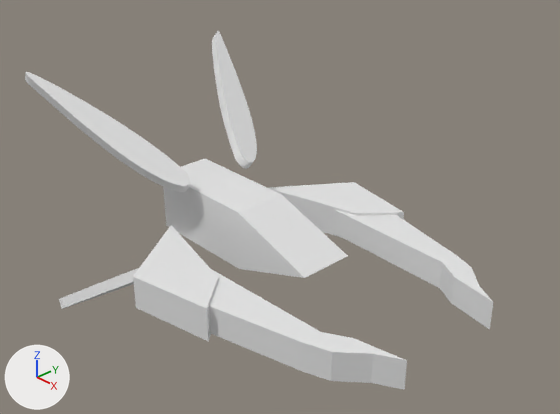
A saved change to the Blender file assets/enemies/crab_plane.blend.
Both versions are drawn from a 50 mm lens placed at (13.66, -12.62, 10.04), pointed at (-0.37, 0.39, 0.36). Lighting does not change. The marker at lower left points along +X, +Y and +Z. Materials are left out; every surface is plain grey.
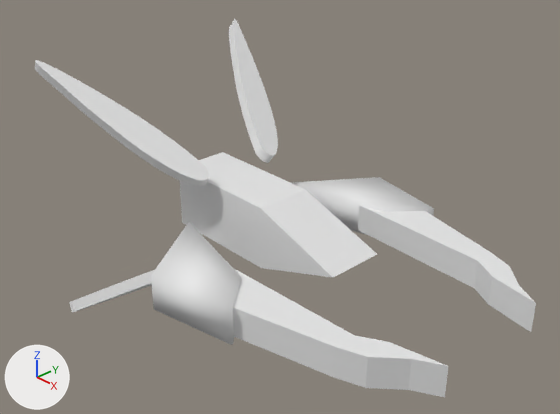
Pixel boxes (x1, y1, x2, y2) of what changed, in the pictures (560 x 414 px):
'Cube.004', moved, rescaled, turned: before (209, 209, 494, 390); after (233, 205, 536, 397)
'Cube.003', moved, rescaled (6% wider): before (163, 159, 348, 278); after (180, 152, 377, 278)
'BezierCurve', reshaped, moved, rescaled, turned: before (25, 31, 257, 309); after (35, 19, 278, 313)
'Cube', moved, rescaled, turned: before (133, 182, 404, 342); after (151, 177, 434, 345)

The change in detail:
me_cube_004 has 12 vertices, 10 faces and spans x -2.51..1.0, y -1.0..1.0, z -1.0..1.0.
me_cube_004 is used by ob_cube_003; location (-0.1, 0.19, -0.58); scale (1.76, 0.819, 0.907).
me_cube_004 part 1: the whole mesh is scaled about its middle by (1.76, 0.819, 0.907), then moved by (0.49, 0.0, 0.05).
me_mesh has 144 vertices, 98 faces and spans x -1.82..2.71, y -0.51..0.36, z 0.0..0.16.
me_mesh is used by ob_beziercurve; location (-4.44, 2.18, 1.84); rotation (0.328, -0.564, -9.77), in degrees (19, -32, 160); scale (1.24, 1.24, -2.15).
me_mesh part 2: the whole mesh is multiplied about its middle by the matrix ((-0.987, -0.196, -1.256), (0.355, -1.178, -0.284), (0.663, 0.338, -1.718)), then moved by (-4.27, 2.29, 2.52).
me_cube_012 has 16 vertices, 14 faces and spans x -3.81..3.78, y -0.52..1.42, z -1.0..1.0.
me_cube_012 is used by ob_cube_004; location (1.84, 2.36, -0.88); rotation (0.0, 3.142, 0.0), in degrees (0, 180, 0); scale (1.0, 1.0, 0.403).
me_cube_012 part 3: the whole mesh is scaled about its middle by (-1, 1, -0.403), then moved by (3.03, 2.17, -0.26).
me_cube_011 has 8 vertices, 6 faces and spans x -1.41..2.6, y -1.33..1.0, z -1.0..1.0.
me_cube_011 is used by ob_cube; parent ob_cube_004; location (0.0, 2.69, 0.0); scale (1.0, 1.0, 0.478).
me_cube_011 part 4: the whole mesh is scaled about its middle by (-1, 1, -0.478), then moved by (-0.19, 3.15, -0.26).
Object 'Cube.003' (ob_cube_003) is rescaled from (1.76, 0.819, 0.907) to (1.0, 1.0, 1.0).
Object 'Cube.003' (ob_cube_003) moves from (-0.1, 0.19, -0.58) to (0.0, 0.0, 0.0).
Object 'BezierCurve' (ob_beziercurve) turns from (19, -32, 160) to (0, 0, 0) degrees about x, y and z.
Object 'BezierCurve' (ob_beziercurve) is rescaled from (1.24, 1.24, -2.15) to (1.0, 1.0, 1.0).
Object 'BezierCurve' (ob_beziercurve) moves from (-4.44, 2.18, 1.84) to (0.0, 0.0, 0.0).
Object 'Cube.004' (ob_cube_004) turns from (0, 180, 0) to (0, 0, 0) degrees about x, y and z.
Object 'Cube.004' (ob_cube_004) is rescaled from (1.0, 1.0, 0.403) to (1.0, 1.0, 1.0).
Object 'Cube.004' (ob_cube_004) moves from (1.84, 2.36, -0.88) to (0.0, 0.0, 0.0).
In object 'Cube' (ob_cube), matrix_parent_inverse is no longer Matrix(((1.0, 0.0, 0.0, 1.992), (0.0, 1.0, 0.0, -1.71), (0.0, 0.0, 2.483, 0.0), (0.0, 0.0, 0.0, 1.0))).
Object 'Cube' (ob_cube) is rescaled from (1.0, 1.0, 0.478) to (1.0, 1.0, 1.0).
Object 'Cube' (ob_cube) moves from (0.0, 2.69, 0.0) to (0.0, 0.0, 0.0).
